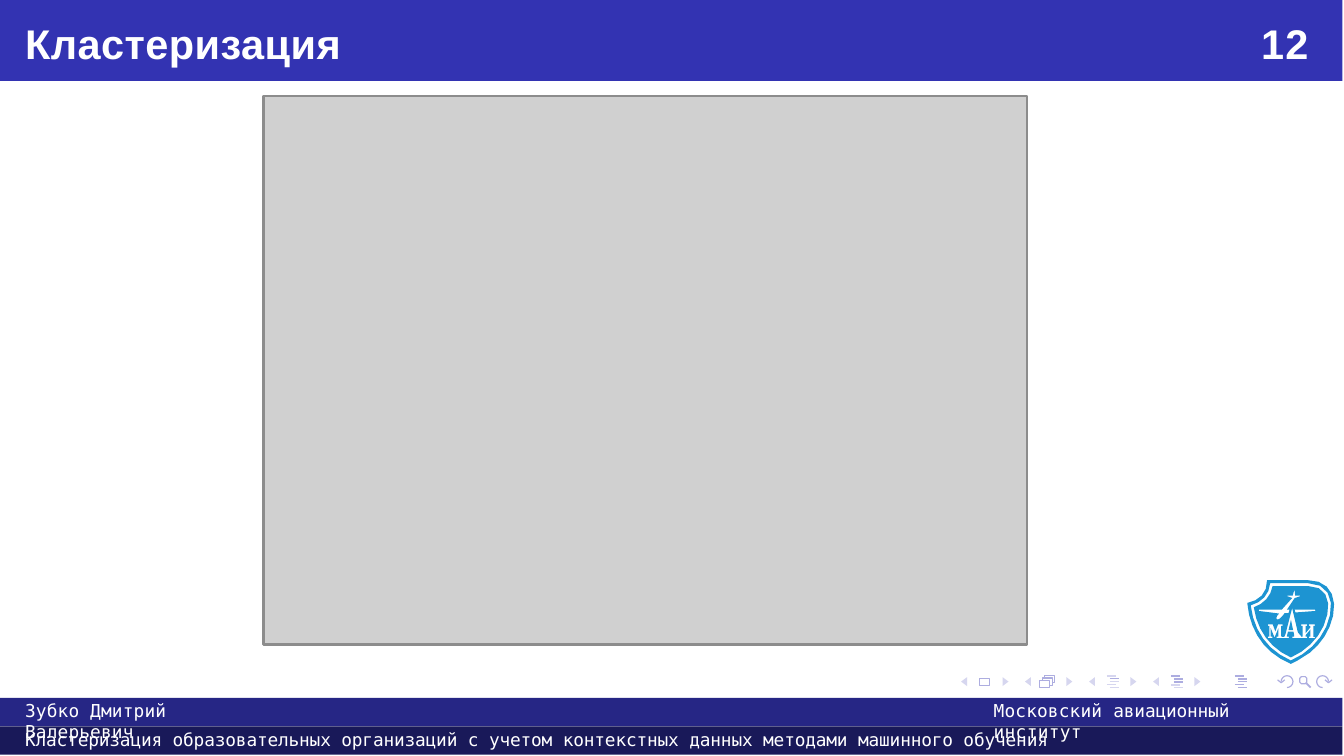
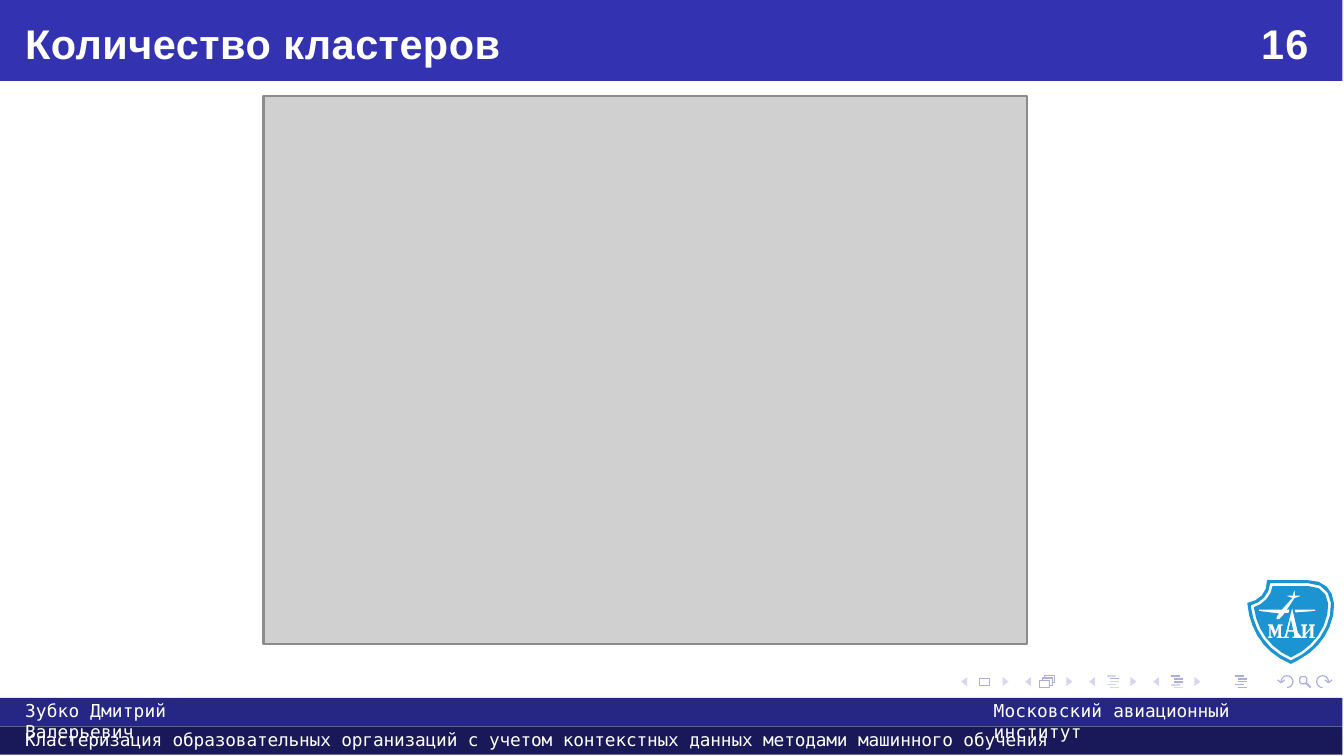
Before and after one commit to usernameMAI/diploma, a slide deck: slide 16 of Презентация.pptx (slide 12 before the commit). Drawn at 1344x756 pixels with LibreOffice and Linux fonts; fonts in the diff are those of the drawing; grey boxes stand for pictures. Boxes give left, top, right and bottom in pixels: in the first picture for what was removed or moved away, otherwise in the second. Text is boxed around its words. In the diff, an @@ line names an element or a change of style, - is before the commit and + after.

```diff
--- a/Презентация.pptx
+++ b/Презентация.pptx
@@ title at bbox=[25, 30, 500, 67]: text changed @@
-Кластеризация
+Количество кластеров
@@ text at bbox=[1261, 30, 1308, 60]: text changed @@
-12
+16
```
Also in this commit, not shown: 19 other slides changed, 4 slides added, 2 other files.
